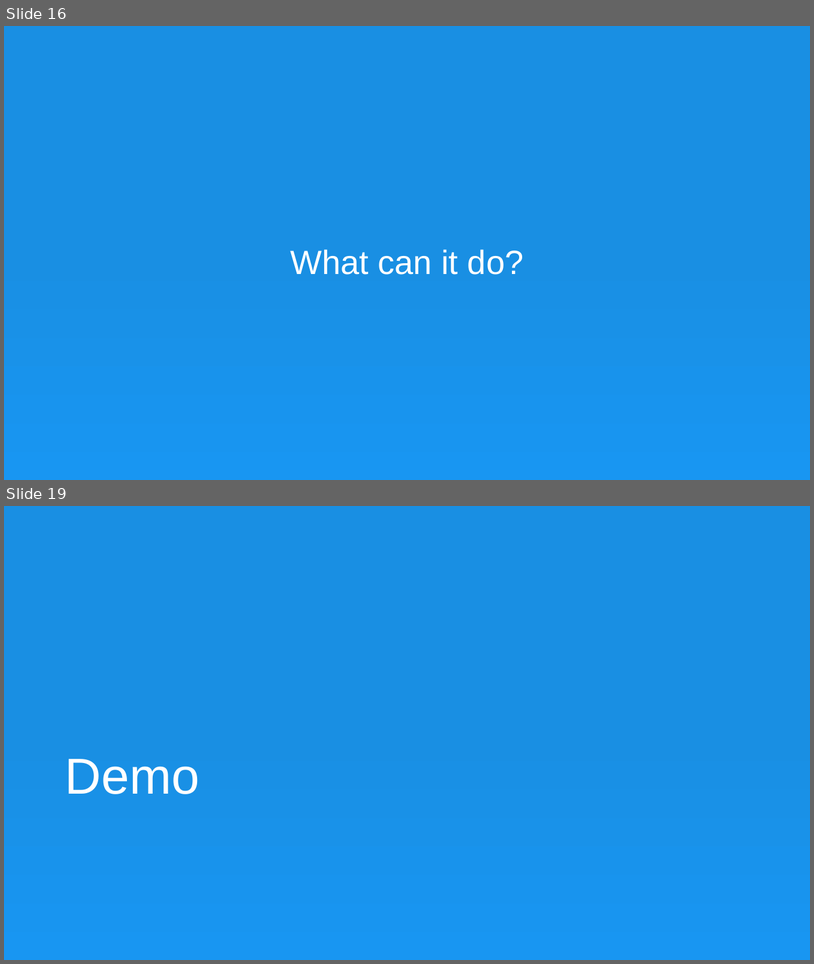
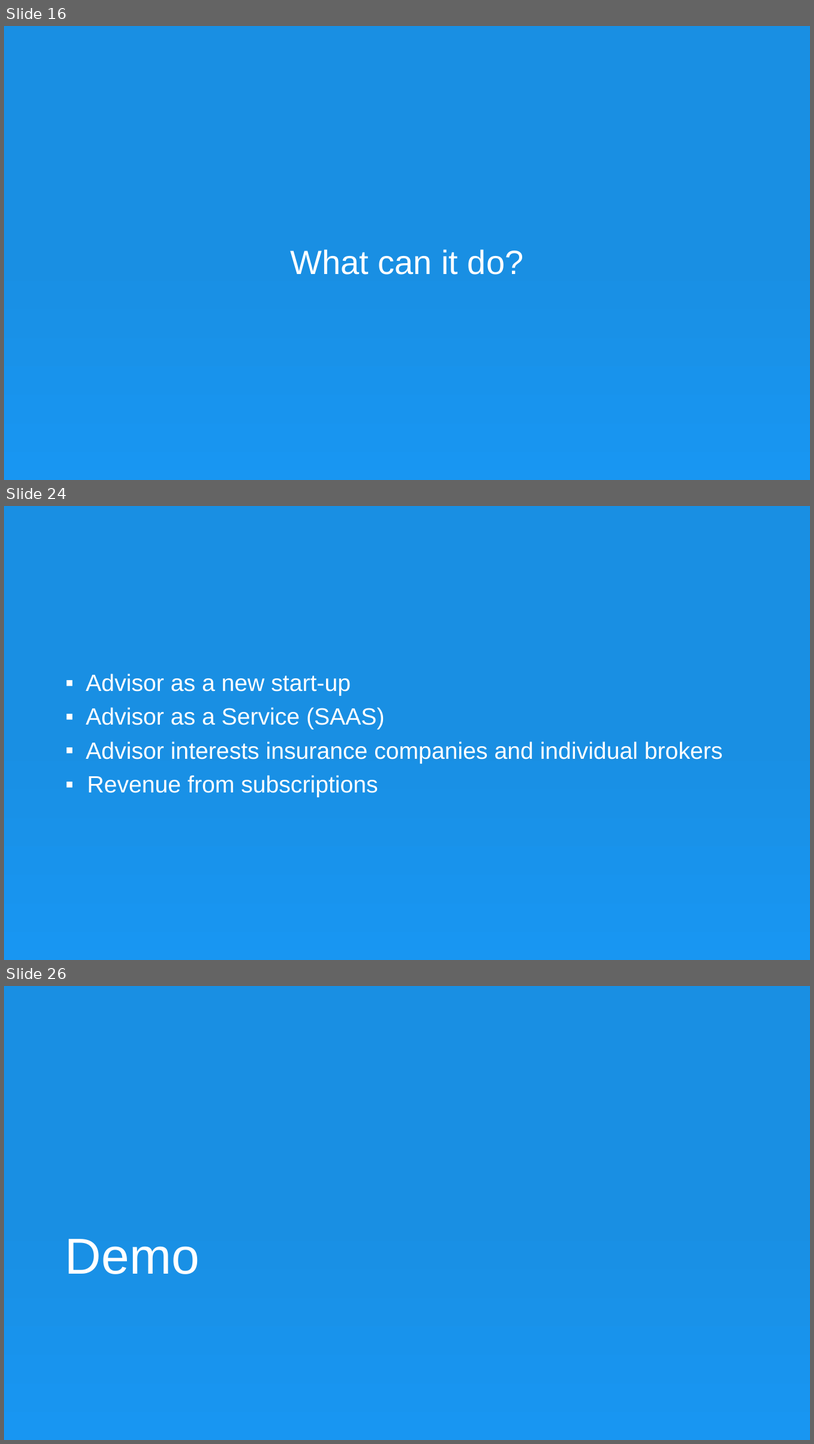
Before and after one commit to hackathon-cyinsurtech/Ali-Zavra, a slide deck: Documentation/advisor.pptx. Shown one above the other, each under a label of ours: slides 16 and 19 before the commit, slides 16, 24 and 26 after it; the slides between them are not shown. The pictures are 814x964 and 814x1444 pixels, drawn with LibreOffice and Linux fonts; fonts in the diff are those of the drawing. Boxes give left, top, right and bottom in pixels: in the first picture for what was removed or moved away, otherwise in the second. Text is boxed around its words. In the diff, an @@ line names an element or a change of style, - is before the commit and + after.

```diff
--- a/Documentation/advisor.pptx
+++ b/Documentation/advisor.pptx
@@ slide 24 added at (x1=4, y1=506, x2=810, y2=960), background gradient #198FE3 to #1896F2 @@
@@ text added at (x1=86, y1=673, x2=723, y2=797), 28 pt, text #FFFFFF @@
+▪ Advisor as a new start-up
+▪ Advisor as a Service (SAAS)
+▪ Advisor interests insurance companies and individual brokers
+▪ Revenue from subscriptions
@@ what was slide 19 is now slide 26 @@
```
Also in this commit, not shown: 8 slides changed, 7 other slides added.
